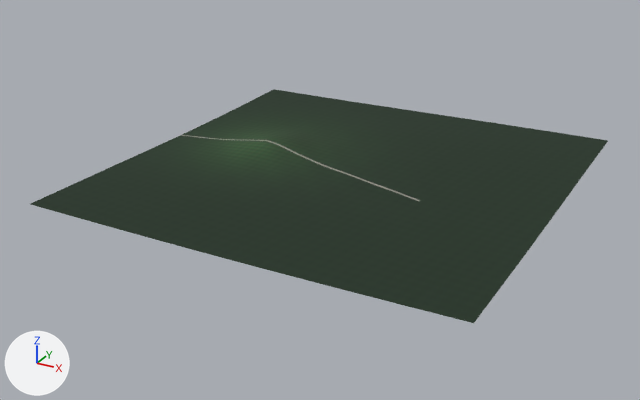
The glTF model assets/satellite_dem_tiles/terrain_real_T_E01_N02.glb, before and after one commit.
Both versions are drawn from a 50 mm camera at (3770.0, 548.0, 1555.0) aimed at (1938.0, 3880.0, -110.0). The lights are fixed; the arrows at lower left show +X, +Y and +Z. The older version comes first.

Script lines for the objects in view, before the commit:
```python
me_mesh_terrain_t_e01_n02 = bpy.data.meshes.new('Mesh_Terrain_T_E01_N02')
me_mesh_terrain_t_e01_n02.from_pydata(...)  # 16641 vertices, 32768 faces; spans x 1000.0..3000.0, y 3000.0..5000.0, z -8.0..31.0
me_mesh_terrain_t_e01_n02.materials.append(mat_mat_esri_satellite_t_e01_n02)  # picture img_esri_world_imagery_t_e01_n02_z16
ob_terrain_real_dem_t_e01_n02 = bpy.data.objects.new('Terrain_Real_DEM_T_E01_N02', me_mesh_terrain_t_e01_n02)
ob_terrain_real_dem_t_e01_n02.location = (0.0, 0.0, 0.0)
```
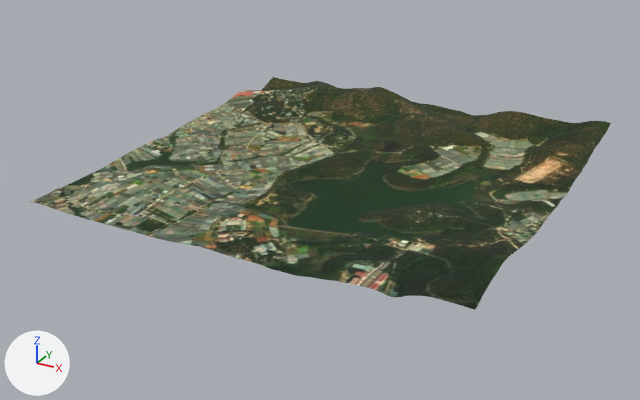
Location of each change, [x1, y1, x2, y2] in pixels of the pictures (640 x 400 px):
'Terrain_Real_DEM_T_E01_N02', recoloured, reshaped: before [30, 89, 608, 323]; after [29, 77, 611, 310]

The change, as a diff of the scene's bpy script:
```diff
--- a/assets/satellite_dem_tiles/terrain_real_T_E01_N02.glb.py
+++ b/assets/satellite_dem_tiles/terrain_real_T_E01_N02.glb.py
@@ img_image_0 @@
+img_image_0 = load_image('Image_0', '_unpacked/Image_0', 1024, 1024, 'sRGB')
@@ mat_mat_terrainreal_t_e01_n02 @@
+mat_mat_terrainreal_t_e01_n02 = principled_material('Mat_TerrainReal_T_E01_N02')
+mat_mat_terrainreal_t_e01_n02.texture = img_image_0
+mat_mat_terrainreal_t_e01_n02.roughness = 0.92
@@ me_mesh_terrain_t_e01_n02 @@
 # used by ob_terrain_real_dem_t_e01_n02; location = (0.0, 0.0, 0.0)
-me_mesh_terrain_t_e01_n02.from_pydata(...)  # 16641 vertices, 32768 faces; spans x 1000.0..3000.0, y 3000.0..5000.0, z -8.0..31.0
-me_mesh_terrain_t_e01_n02.materials.append(mat_mat_esri_satellite_t_e01_n02)  # picture img_esri_world_imagery_t_e01_n02_z16
+me_mesh_terrain_t_e01_n02.from_pydata(...)  # 16641 vertices, 32768 faces; spans x 1000.0..3000.0, y 3000.0..5000.0, z 9.0..133.0
+# me_mesh_terrain_t_e01_n02 part 1: 16623 of 16641 vertices moved; they spanned x 1000.0..3000.0, y 3000.0..5000.0, z -8.0..31.0 and now span x 1000.0..3000.0, y 3000.0..5000.0, z 9.0..133.0; mean shift (0.0, 0.0, 35.0); largest move (1453.0, 4812.0, 0.0) -> (1453.0, 4812.0, 133.0)
+me_mesh_terrain_t_e01_n02.materials.append(mat_mat_terrainreal_t_e01_n02)  # picture img_image_0
```
